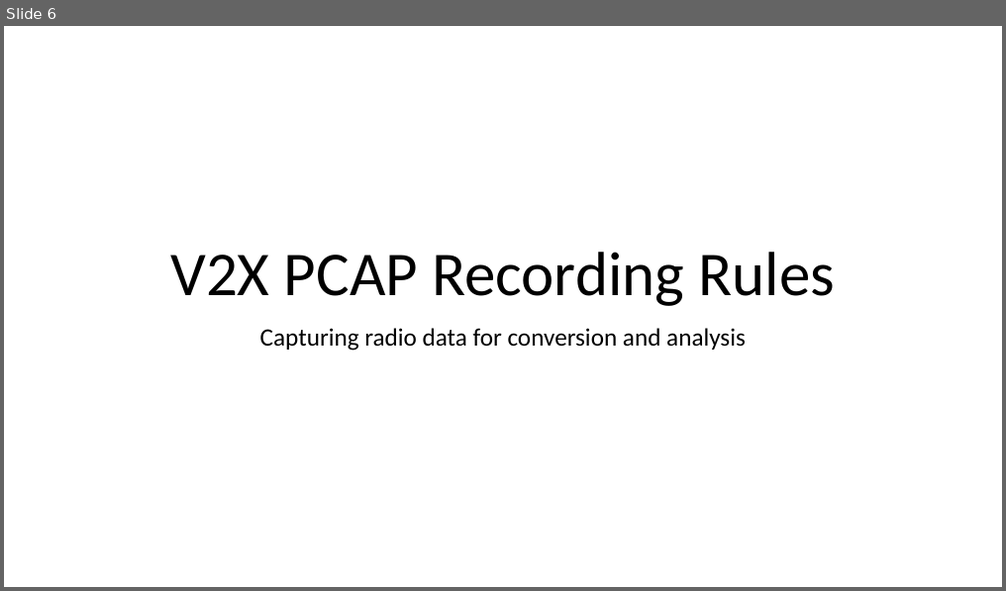
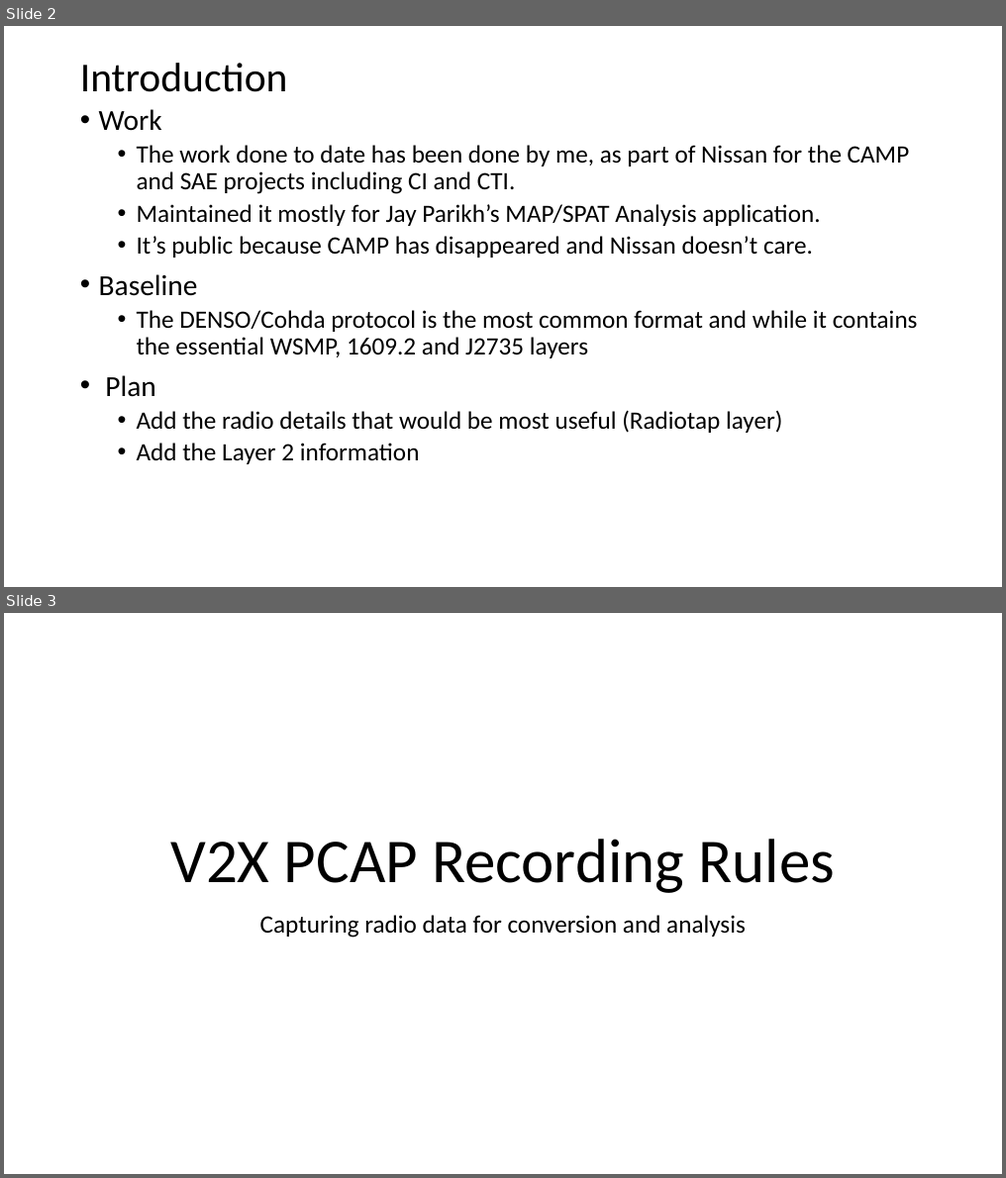
Before and after one commit to nprobert/j2735_tools, a slide deck: docs/NTCNA PCAP Decoder JSON Converter.pptx. Shown one above the other, each under a label of ours: slide 6 before the commit, slides 2 and 3 after it. The pictures are 1006x591 and 1006x1178 pixels, drawn with LibreOffice and Linux fonts; fonts in the diff are those of the drawing. Boxes give left, top, right and bottom in pixels: in the first picture for what was removed or moved away, otherwise in the second. Text is boxed around its words. In the diff, an @@ line names an element or a change of style, - is before the commit and + after.

```diff
--- a/docs/NTCNA PCAP Decoder JSON Converter.pptx
+++ b/docs/NTCNA PCAP Decoder JSON Converter.pptx
@@ slide 2 added at [4, 26, 1002, 587], background #FFFFFF @@
@@ title added at [80, 63, 288, 92], 39.6 pt, text #000000 @@
+Introduction
@@ text added at [99, 109, 918, 465], 24 pt, text #000000 @@
+• Work
+  • The work done to date has been done by me, as part of Nissan for the CAMP and SAE projects including CI and CTI.
+  • Maintained it mostly for Jay Parikh’s MAP/SPAT Analysis application.
+  • It’s public because CAMP has disappeared and Nissan doesn’t care.
+• Baseline
+  • The DENSO/Cohda protocol is the most common format and while it contains the essential WSMP, 1609.2 and J2735 layers
+• Plan
+  • Add the radio details that would be most useful (Radiotap layer)
+  • Add the Layer 2 information
@@ what was slide 6 is now slide 3 @@
```
Also in this commit, not shown: 13 slides changed, 1 other slide added.
